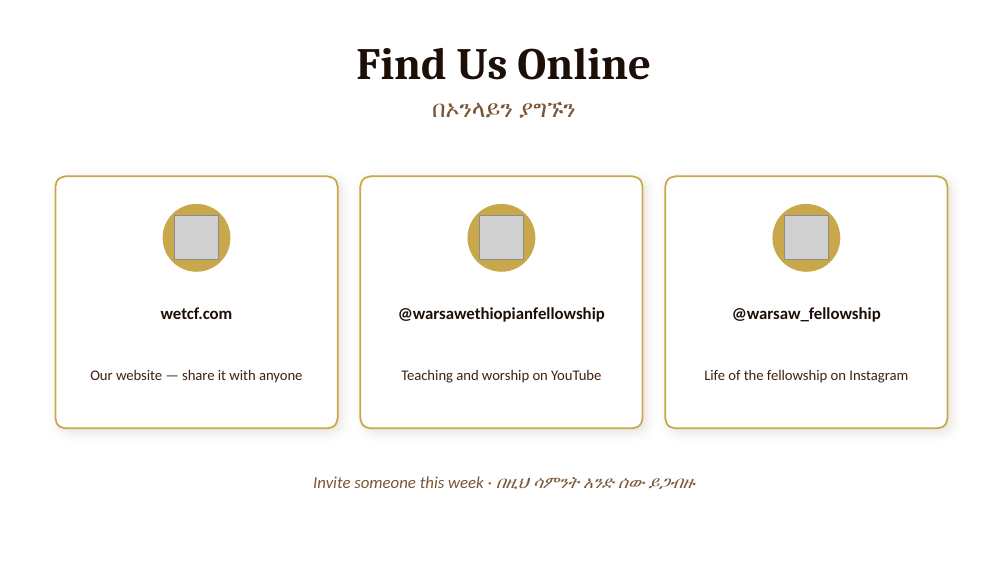
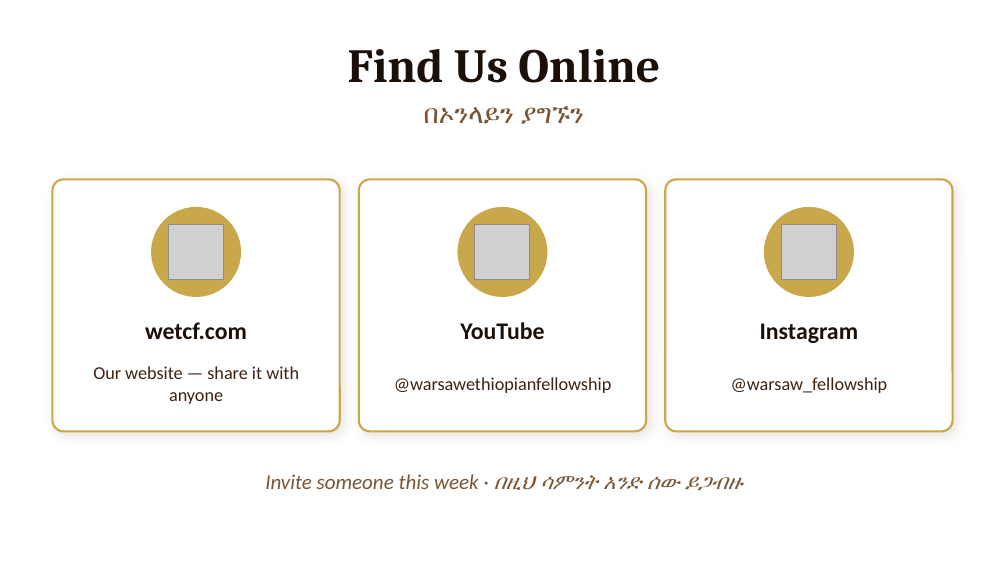
Before and after one commit to amenbekele1/Christian-Fellowship-Website, a slide deck: slide 13 of presentation/WETCF_Launch_Presentation.pptx. Drawn at 1008x567 pixels with LibreOffice and Linux fonts; fonts in the diff are those of the drawing; grey boxes stand for pictures. Boxes give left, top, right and bottom in pixels: in the first picture for what was removed or moved away, otherwise in the second. Text is boxed around its words. In the diff, an @@ line names an element or a change of style, - is before the commit and + after.

```diff
--- a/presentation/WETCF_Launch_Presentation.pptx
+++ b/presentation/WETCF_Launch_Presentation.pptx
@@ text "Find Us Online" at (348,49,660,83): size 32 to 34 pt @@
@@ text "በኦንላይን ያግኙን" at (424,106,584,124): size 17 to 19 pt @@
@@ outline #C9A84C 1.25 pt to #C9A84C 1.5 pt; proportions changed in 3 elements at (52,179,340,431), (359,179,646,431), (665,179,953,431) @@
@@ rounded rectangle: place and size @@
-rounded rectangle at (665,176,948,428)
+rounded rectangle at (665,179,953,431)
@@ ellipse: place and size @@
-ellipse at (163,205,230,271)
+ellipse at (151,208,240,296)
@@ ellipse: place and size @@
-ellipse at (468,205,534,271)
+ellipse at (458,208,546,296)
@@ ellipse: place and size @@
-ellipse at (773,205,840,271)
+ellipse at (764,208,853,296)
@@ picture: place and size @@
-picture at (174,216,219,260)
+picture at (168,225,224,280)
@@ picture: place and size @@
-picture at (480,216,524,260)
+picture at (475,225,530,280)
@@ picture: place and size @@
-picture at (784,216,829,260)
+picture at (781,225,837,280)
@@ text "wetcf.com": place and size @@
-text "wetcf.com" at (161,307,233,319)
+text "wetcf.com" at (145,322,247,339)
@@ text "wetcf.com" at (145,322,247,339): size 12 to 17 pt @@
@@ text added at (460,322,544,339), 17 pt, text #1C0F07, bold @@
+YouTube
@@ text added at (760,323,859,343), 17 pt, text #1C0F07, bold @@
+Instagram
@@ text "Our website — share it ..." at (93,366,299,404): size 10.5 to 13 pt @@
@@ text "@warsawethiopianfellowship": place and size @@
-text "@warsawethiopianfellowship" at (398,307,605,322)
+text "@warsawethiopianfellowship" at (394,377,612,393)
@@ text "@warsawethiopianfellowship" at (394,377,612,393): size 12 to 13 pt, text colour #1C0F07 to #3D2312, bold off @@
@@ text "@warsaw_fellowship" at (731,377,888,393): size 12 to 13 pt, text colour #1C0F07 to #3D2312, bold off @@
@@ text "@warsaw_fellowship": place and size @@
-text "@warsaw_fellowship" at (732,307,881,322)
+text "@warsaw_fellowship" at (731,377,888,393)
@@ text removed at (401,370,601,383) @@
-Teaching and worship on YouTube
@@ text removed at (704,370,908,383) @@
-Life of the fellowship on Instagram
@@ text "Invite someone this week · ..." at (265,474,742,490): size 12 to 15 pt @@
```
Also in this commit, not shown: 13 other slides changed, 1 other file.
